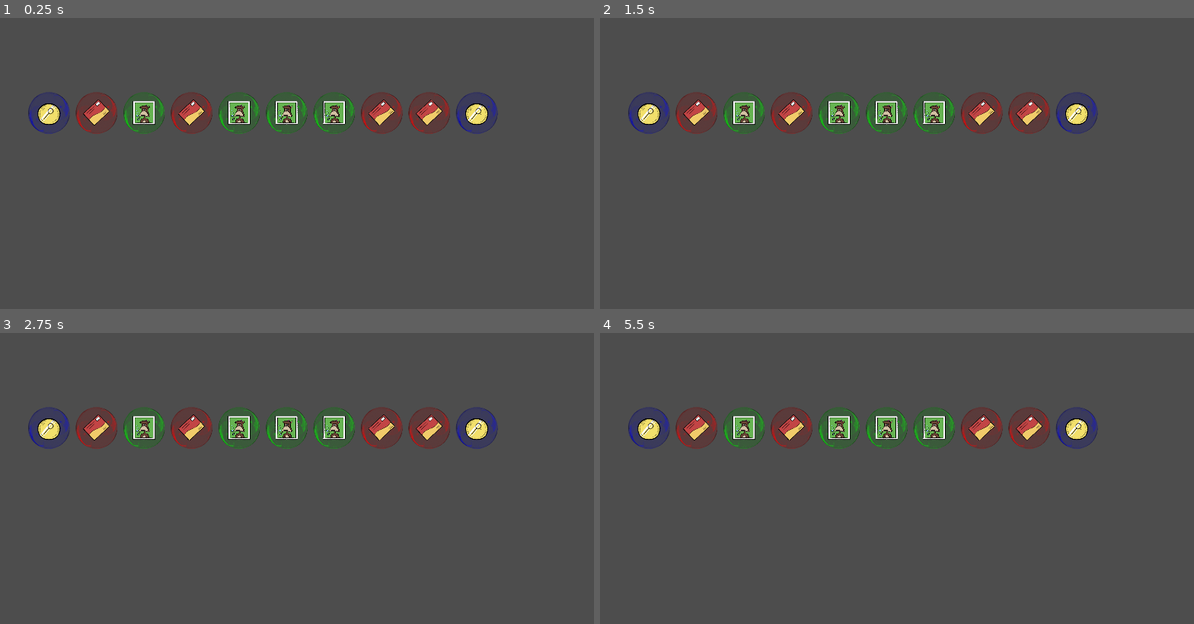
Above: before the commit, frames 1-4 (two rows, left to right).
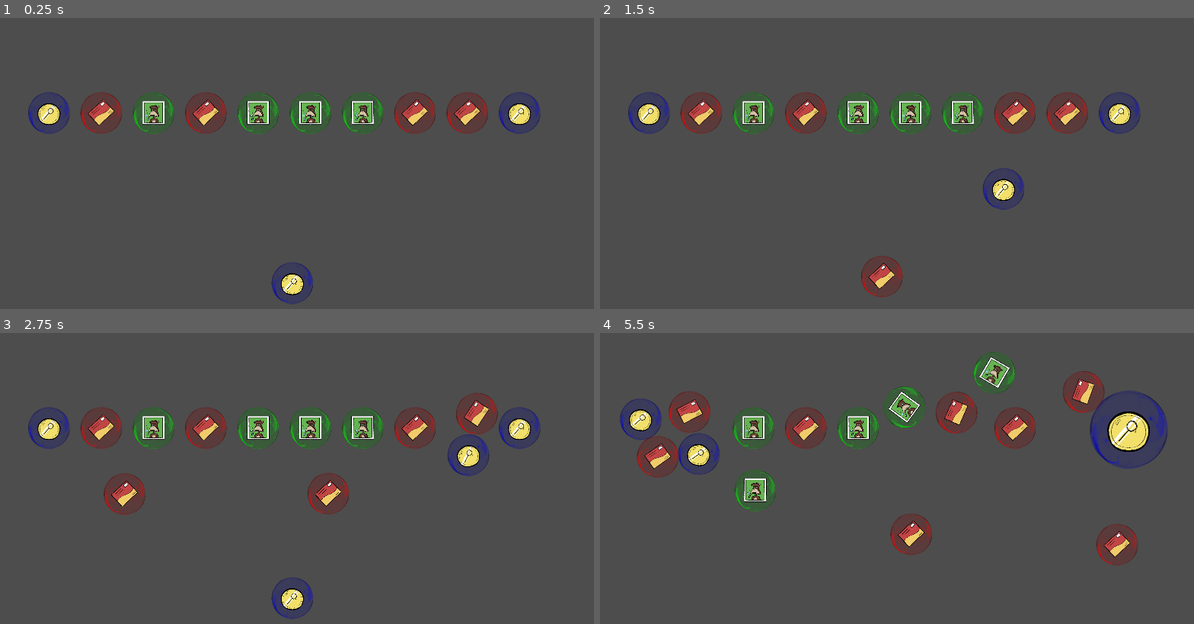
Above: after the commit, the same moments.

Repository: Merpui/vpn
Game: Godot game, scene res://World/world.tscn
Same seed, same stepped clock (60 frames per second), same inputs: the game is played once before the commit and once after it.
Inputs (mouse positions are in pixels of both pictures, inside the frame that each line leads up to):
- Up to frame 1 (0.25 s): no input
- Up to frame 2 (1.5 s): tap Enter at 0.5 s; move the mouse to (1021, 172) at 0.52 s; click (1021, 172) at 0.67 s; move the mouse to (766, 207) at 1.27 s; click (766, 207) at 1.42 s
- Up to frame 3 (2.75 s): move the mouse to (350, 429) at 2.02 s; click (350, 429) at 2.17 s
- Up to frame 4 (5.5 s): move the mouse to (861, 571) at 2.77 s; click (861, 571) at 2.92 s; move the mouse to (1075, 554) at 3.52 s; click (1075, 554) at 3.67 s; move the mouse to (706, 452) at 4.27 s; click (706, 452) at 4.42 s; move the mouse to (920, 504) at 5.02 s; click (920, 504) at 5.17 s

The runs differ from the first frame. In frame 1, 5.9% of the frame differs, in the area x 12-92%, y 25-99%; in frame 2, 6.3%; in frame 3, 7.0%; in frame 4, 10%, in the area x 3-96%, y 6-80%.

Commit message:
Bubbles now finally work as they should (hopefully)

Diff:
--- a/Bubble/Bubble.tscn
+++ b/Bubble/Bubble.tscn
@@ -1,25 +1,34 @@
-[gd_scene load_steps=5 format=3 uid="uid://d3xyepkch68lm"]
+[gd_scene load_steps=7 format=3 uid="uid://d3xyepkch68lm"]
 
 [ext_resource type="Script" path="res://Bubble/bubble.gd" id="1_3c152"]
 [ext_resource type="Texture2D" uid="uid://cp43rism4rlqc" path="res://Assets/Bubble/bubble_02.png" id="1_ci6d2"]
+[ext_resource type="PackedScene" uid="uid://dgh3hm3v5ex2b" path="res://Bubble/CircleShape.tscn" id="2_4frve"]
 [ext_resource type="Texture2D" uid="uid://d3kat50um6o6h" path="res://Assets/Icons/Coin.png" id="2_ek7fx"]
 
-[sub_resource type="CircleShape2D" id="CircleShape2D_bp4d5"]
-radius = 658.012
+[sub_resource type="PhysicsMaterial" id="PhysicsMaterial_l801r"]
+friction = 5.0
+bounce = 1.0
+absorbent = true
 
-[node name="Bubble" type="Area2D"]
-scale = Vector2(0.1, 0.1)
+[sub_resource type="CircleShape2D" id="CircleShape2D_a7wor"]
+resource_local_to_scene = true
+
+[node name="Bubble" type="RigidBody2D"]
+physics_material_override = SubResource("PhysicsMaterial_l801r")
+gravity_scale = 0.0
+contact_monitor = true
+max_contacts_reported = 1
+linear_damp = 0.75
 script = ExtResource("1_3c152")
 
-[node name="CollisionShape2D" type="CollisionShape2D" parent="."]
-shape = SubResource("CircleShape2D_bp4d5")
-
-[node name="Icon" type="Sprite2D" parent="."]
-z_index = 1
-texture = ExtResource("2_ek7fx")
+[node name="CircleShape" parent="." instance=ExtResource("2_4frve")]
+shape = SubResource("CircleShape2D_a7wor")
 
 [node name="Bubble" type="Sprite2D" parent="."]
 modulate = Color(1, 1, 1, 0.5)
 texture = ExtResource("1_ci6d2")
 
-[connection signal="area_entered" from="." to="." method="_on_area_entered"]
+[node name="Icon" type="Sprite2D" parent="."]
+texture = ExtResource("2_ek7fx")
+
+[connection signal="body_entered" from="." to="." method="_on_body_entered"]
--- /dev/null
+++ b/Bubble/CircleShape.tscn
@@ -0,0 +1,7 @@
+[gd_scene load_steps=2 format=3 uid="uid://dgh3hm3v5ex2b"]
+
+[sub_resource type="CircleShape2D" id="CircleShape2D_7o6e0"]
+resource_local_to_scene = true
+
+[node name="CircleShape" type="CollisionShape2D"]
+shape = SubResource("CircleShape2D_7o6e0")
--- a/Bubble/bubble.gd
+++ b/Bubble/bubble.gd
@@ -1,89 +1,74 @@
-extends Area2D
+extends RigidBody2D
 
 class_name Bubble
 
 @export var object_type: int = 1
-@export var size: float = 0.1
-@export var growth_factor : float = 0.05  # How much the size increases per frame
-@export var max_size: float = 0.5
+@export var growth_size: float = 0.1
+@export var growth_factor: float = 0.05
+@export var max_size: float = 0.3
+@export var size_factor: int = 650
 
 @onready var bubble_sprite = $Bubble
 @onready var icon_sprite = $Icon
-@onready var collision_shape = $CollisionShape2D
+@onready var collision_shape = $CircleShape
 
-const FRICTION: int = 50
-const VELOCITY: int = 100
-
-var velocity: Vector2 = Vector2.ZERO
+var target_size: float = 0.0
 var is_merging: bool = false
-var target_size: float = 0.0
 
 var icons: Array = []
 
 func _ready():
+	gravity_scale = 0  # Disable gravity
+	contact_monitor = true  # Enable monitoring collisions
+	max_contacts_reported = 1  # Limit to one contact per frame
 	load_icons()
 	update_size()
 	update_color()
 	set_icon()
 
 func _physics_process(delta):
-	position += velocity * delta
-	velocity = velocity.move_toward(Vector2.ZERO, FRICTION * delta)
-
-	# Grow the bubble if merging
 	if is_merging:
 		grow_bubble(delta)
 
-func _on_area_entered(area: Area2D) -> void:
-	if area is Bubble:
-		if object_type == area.object_type:
-			merge_with(area)
-		else:
-			collide_with(area)
-
 func merge_with(other: Bubble):
 	if self.get_instance_id() > other.get_instance_id():
+		# Ensure only one bubble handles the merge
 		return
 
-	# Start merging: Set target size and initiate growth
-	target_size = size + other.size
+	# Start merging: Set target growth_size and initiate growth
+	target_size = growth_size + other.growth_size
 	is_merging = true
 
+	# Remove the other bubble
 	other.queue_free()
 
-	if size >= max_size:
+func grow_bubble(delta: float):
+	if growth_size < target_size:
+		growth_size = min(growth_size + growth_factor * delta, target_size)
+		update_size()
+
+	if growth_size >= target_size:
+		is_merging = false
+
+	if growth_size >= max_size:
 		queue_free()
 
-func grow_bubble(delta: float):
-	if size < target_size:
-		# Increment size linearly over time
-		size = min(size + growth_factor * delta, target_size)
-		update_size()
-
-	# Once it reaches the target size, stop merging
-	if size >= target_size:
-		is_merging = false
-
 func update_size():
-	scale = Vector2(size, size)
-
-func collide_with(other):
-	var collision_normal = (other.global_position - global_position).normalized()
-
-	velocity = -collision_normal * VELOCITY
-	other.velocity = collision_normal * VELOCITY
+	# Scale the sprite and collision shape to match the growth_size
+	bubble_sprite.scale = Vector2(growth_size, growth_size)
+	icon_sprite.scale = Vector2(growth_size, growth_size)
+	collision_shape.shape.radius = growth_size * size_factor
 
 func update_color():
 	match object_type:
 		1:
-			bubble_sprite.modulate = Color(1, 0, 0)
+			bubble_sprite.modulate = Color(1, 0, 0)  # Red
 		2:
-			bubble_sprite.modulate = Color(0, 1, 0)
+			bubble_sprite.modulate = Color(0, 1, 0)  # Green
 		3:
-			bubble_sprite.modulate = Color(0, 0, 1)
+			bubble_sprite.modulate = Color(0, 0, 1)  # Blue
 		_:
-			bubble_sprite.modulate = Color(1, 1, 1)
-
+			bubble_sprite.modulate = Color(1, 1, 1)  # White (default)
 
 func load_icons():
 	var dir = DirAccess.open("res://Assets/Icons")
@@ -99,7 +84,13 @@
 			icons.append(icon_texture)
 		file_name = dir.get_next()
 
-
 func set_icon():
 	if object_type >= 1 and object_type <= icons.size():
 		icon_sprite.texture = icons[object_type - 1]
+
+# Handle collision
+func _on_body_entered(body: Node):
+	print("Colliding...")
+	if body is Bubble and not is_merging:
+		if object_type == body.object_type:
+			merge_with(body)
--- /dev/null
+++ b/Player/Player.tscn
@@ -0,0 +1,6 @@
+[gd_scene load_steps=2 format=3 uid="uid://phv4eypdx7wt"]
+
+[ext_resource type="Script" path="res://Player/player.gd" id="1_0hx3j"]
+
+[node name="Player" type="Node2D"]
+script = ExtResource("1_0hx3j")
--- /dev/null
+++ b/Player/player.gd
@@ -0,0 +1,34 @@
+extends Node2D
+
+@export var shoot_speed: float = 800
+
+var bubble_scene
+var current_bubble: Bubble = null
+
+func _ready():
+	bubble_scene = preload("res://Bubble/Bubble.tscn").duplicate(true)
+	prepare_new_bubble()
+
+func _input(event: InputEvent) -> void:
+	if event is InputEventMouseButton:
+		if event.button_index == MOUSE_BUTTON_LEFT and event.pressed:
+			if current_bubble:
+				shoot_bubble()
+
+func prepare_new_bubble():
+	current_bubble = bubble_scene.instantiate() as Bubble
+	current_bubble.object_type = randi_range(1, 3)
+	add_child(current_bubble)
+
+	current_bubble.update_size()
+
+func shoot_bubble():
+	if current_bubble:
+		var mouse_position = get_global_mouse_position()
+		var direction = (mouse_position - current_bubble.global_position).normalized()
+
+		current_bubble.linear_velocity = direction * shoot_speed
+		current_bubble = null
+
+		await get_tree().create_timer(0.5).timeout
+		prepare_new_bubble()
--- a/Spawner/Spawner.tscn
+++ b/Spawner/Spawner.tscn
@@ -1,8 +1,6 @@
-[gd_scene load_steps=3 format=3 uid="uid://cm5tu5ig22sdt"]
+[gd_scene load_steps=2 format=3 uid="uid://cm5tu5ig22sdt"]
 
 [ext_resource type="Script" path="res://Spawner/spawner.gd" id="1_5nkcb"]
-[ext_resource type="PackedScene" uid="uid://d3xyepkch68lm" path="res://Bubble/Bubble.tscn" id="2_t3ckh"]
 
 [node name="Spawner" type="Node2D"]
 script = ExtResource("1_5nkcb")
-bubble_scene = ExtResource("2_t3ckh")
--- a/Spawner/spawner.gd
+++ b/Spawner/spawner.gd
@@ -1,20 +1,18 @@
 extends Node2D
 
-@export var bubble_scene: PackedScene  # Reference to the Bubble scene
 @export var spawn_range: Vector2 = Vector2(200, 300)  # Range for spawn position (x and y)
 @export var num_bubbles: int = 10  # Number of bubbles to spawn
-@export var bubble_spacing: float = 0.1  # Space between bubbles (scaled size)
+@export var bubble_spacing: int = 100  # Space between bubbles (scaled size)
+
+var bubble_scene
 
 func _ready():
+	bubble_scene = preload("res://Bubble/Bubble.tscn").duplicate(true)
 	spawn_bubbles_in_row()
 
 func spawn_bubbles_in_row():
-	var bubble_instance = bubble_scene.instantiate()
-	var bubble_sprite = bubble_instance.get_node("Bubble")
-	var bubble_width = bubble_sprite.texture.get_width() * bubble_instance.size
-
 	for i in range(num_bubbles):
-		var spawn_x = spawn_range.x + i * bubble_width
+		var spawn_x = spawn_range.x + i * (65 + bubble_spacing)
 
 		var current_bubble = bubble_scene.instantiate()
 		current_bubble.position = Vector2(spawn_x, spawn_range.y)
--- a/World/world.tscn
+++ b/World/world.tscn
@@ -1,7 +1,11 @@
-[gd_scene load_steps=2 format=3 uid="uid://5p2at4lcwmm1"]
+[gd_scene load_steps=3 format=3 uid="uid://5p2at4lcwmm1"]
 
 [ext_resource type="PackedScene" uid="uid://cm5tu5ig22sdt" path="res://Spawner/Spawner.tscn" id="1_v54kk"]
+[ext_resource type="PackedScene" uid="uid://phv4eypdx7wt" path="res://Player/Player.tscn" id="2_1fhvi"]
 
 [node name="World" type="Node2D"]
 
 [node name="Spawner" parent="." instance=ExtResource("1_v54kk")]
+
+[node name="Player" parent="." instance=ExtResource("2_1fhvi")]
+position = Vector2(968, 837)
--- a/project.godot
+++ b/project.godot
@@ -19,3 +19,8 @@
 
 window/size/viewport_width=1920
 window/size/viewport_height=1080
+
+[physics]
+
+2d/physics_engine="GodotPhysics2D"
+2d/default_gravity=0.0
